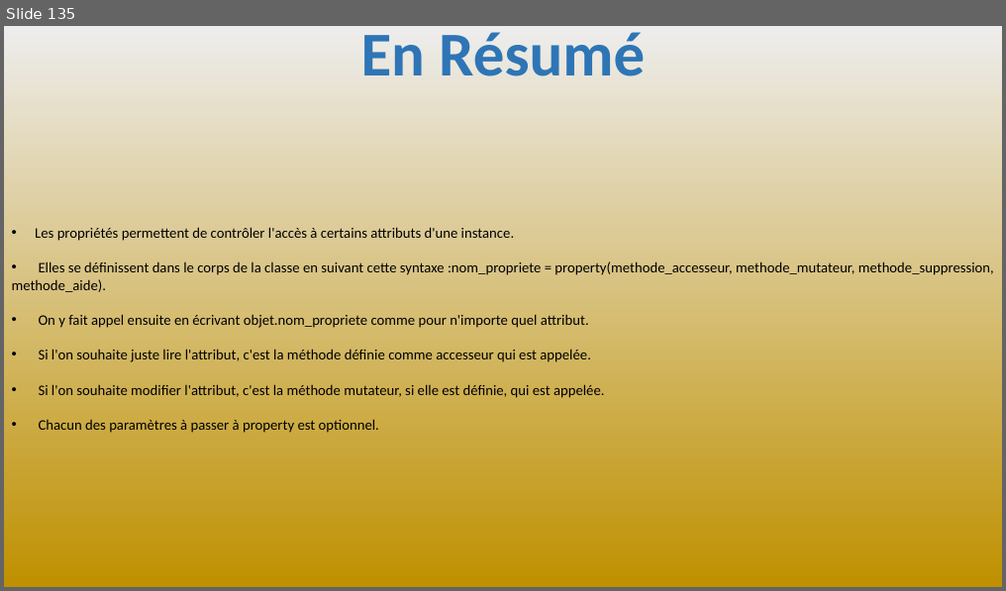
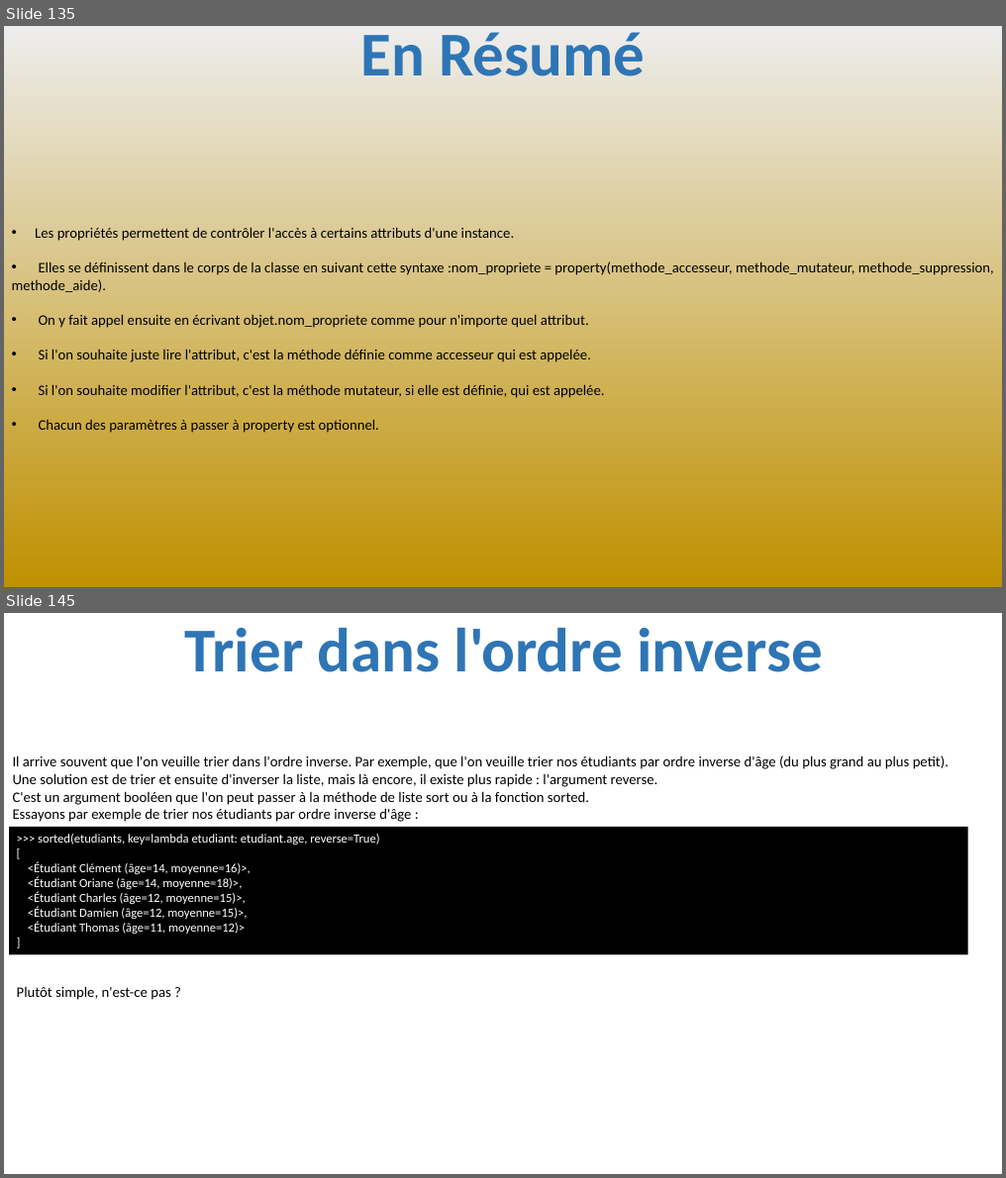
Before and after one commit to julienPalleau/PythonDoc, a slide deck: Python-resume.pptx. Shown one above the other, each under a label of ours: slide 135 before the commit, slides 135 and 145 after it; the slides between them are not shown. The pictures are 1006x591 and 1006x1178 pixels, drawn with LibreOffice and Linux fonts; fonts in the diff are those of the drawing. Boxes give left, top, right and bottom in pixels: in the first picture for what was removed or moved away, otherwise in the second. Text is boxed around its words. In the diff, an @@ line names an element or a change of style, - is before the commit and + after.

```diff
--- a/Python-resume.pptx
+++ b/Python-resume.pptx
@@ slide 145 added at [4, 613, 1002, 1174], background #FFFFFF @@
@@ title added at [185, 627, 823, 672], 60 pt, text #2E75B6, bold @@
+Trier dans l'ordre inverse
@@ text added at [13, 756, 948, 822], 14 pt, text #000000 @@
+Il arrive souvent que l'on veuille trier dans l'ordre inverse. Par exemple, que l'on veuille trier nos étudiants par ordre inverse d'âge (du plus grand au plus petit).
+Une solution est de trier et ensuite d'inverser la liste, mais là encore, il existe plus rapide : l'argument reverse.
+C'est un argument booléen que l'on peut passer à la méthode de liste sort ou à la fonction sorted.
+Essayons par exemple de trier nos étudiants par ordre inverse d'âge :
@@ rectangle added at [9, 827, 968, 956], fill #000000, 12 pt, text #FFFFFF @@
+>>> sorted(etudiants, key=lambda etudiant: etudiant.age, reverse=True)
+[
+<Étudiant Clément (âge=14, moyenne=16)>,
+<Étudiant Oriane (âge=14, moyenne=18)>,
+<Étudiant Charles (âge=12, moyenne=15)>,
+<Étudiant Damien (âge=12, moyenne=15)>,
+<Étudiant Thomas (âge=11, moyenne=12)>
+]
@@ text added at [17, 986, 171, 1000], 14 pt, text #000000 @@
+Plutôt simple, n'est-ce pas ?
```
Also in this commit, not shown: 18 other slides added.
